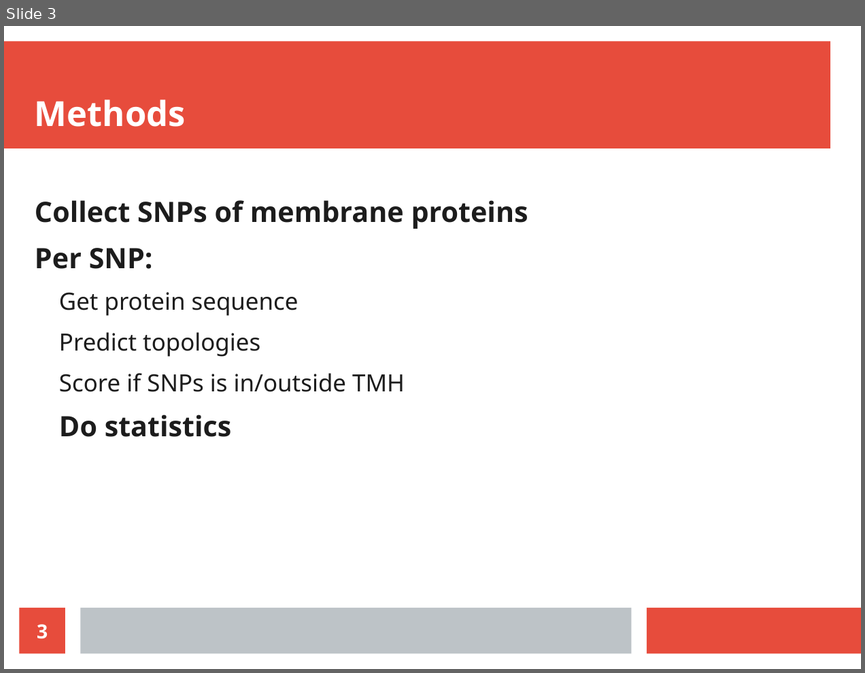
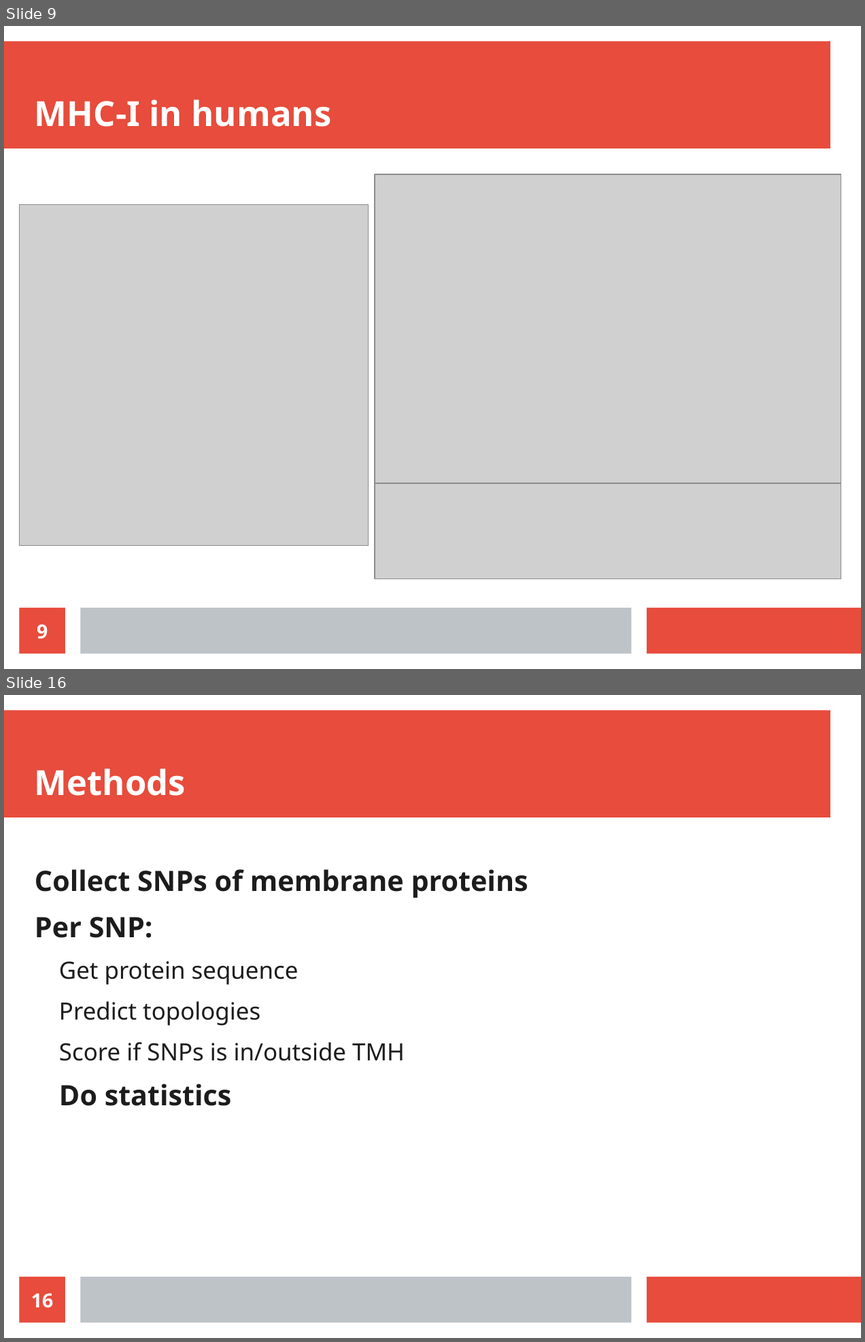
Before and after one commit to richelbilderbeek/molimm_presentation_20210111, a slide deck: molimm_presentation_20210111.odp. Shown one above the other, each under a label of ours: slide 3 before the commit, slides 9 and 16 after it; the slides between them are not shown. The pictures are 865x673 and 865x1342 pixels, drawn with LibreOffice and Linux fonts; fonts in the diff are those of the drawing; grey boxes stand for pictures. Boxes give left, top, right and bottom in pixels: in the first picture for what was removed or moved away, otherwise in the second. Text is boxed around its words. In the diff, an @@ line names an element or a change of style, - is before the commit and + after.

```diff
--- a/molimm_presentation_20210111.odp
+++ b/molimm_presentation_20210111.odp
@@ slide 9 added at (4, 26, 861, 669), background #FFFFFF; not listed: 3 template elements that a slide beside it also shows @@
@@ title added at (35, 99, 332, 127), 32 pt, text #FFFFFF, bold @@
+MHC-I in humans
@@ picture added at (375, 174, 841, 493) @@
@@ picture added at (20, 205, 368, 546) @@
@@ picture added at (375, 483, 841, 579) @@
@@ page number added at (20, 607, 65, 654), fill #E74C3C, 18 pt, text #FFFFFF, bold @@
+9
@@ what was slide 3 is now slide 16 @@
@@ page number at (31, 1293, 54, 1308): text changed @@
-3
+16
```
Also in this commit, not shown: 3 slides changed, 20 other slides added, 4 slides removed, 12 other files.
